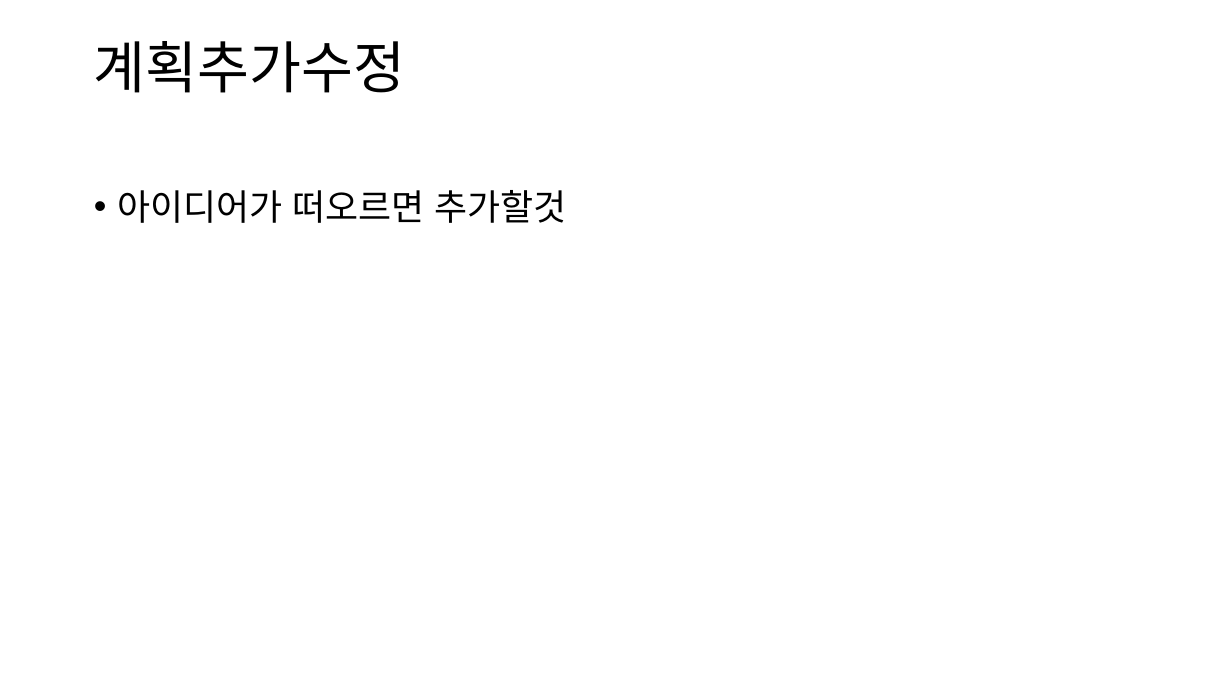
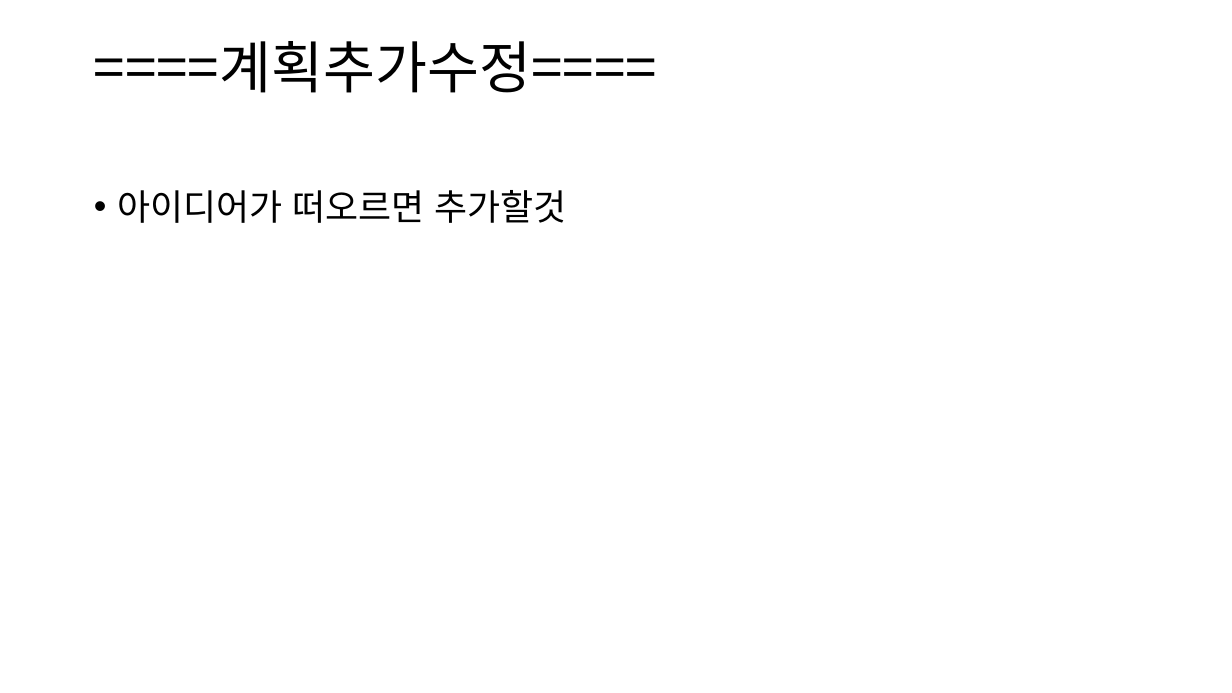
Before and after one commit to ksy642/MyPrototype, a slide deck: slide 11 of Documents/기획서/기획서.pptx (slide 10 before the commit). Drawn at 1232x693 pixels with LibreOffice and Linux fonts; fonts in the diff are those of the drawing. Boxes give left, top, right and bottom in pixels: in the first picture for what was removed or moved away, otherwise in the second. Text is boxed around its words. In the diff, an @@ line names an element or a change of style, - is before the commit and + after.

```diff
--- a/Documents/기획서/기획서.pptx
+++ b/Documents/기획서/기획서.pptx
@@ title at <box>94,41,657,93</box>: text changed @@
-계획추가수정
+====계획추가수정====
```
Also in this commit, not shown: 1 slide added.
